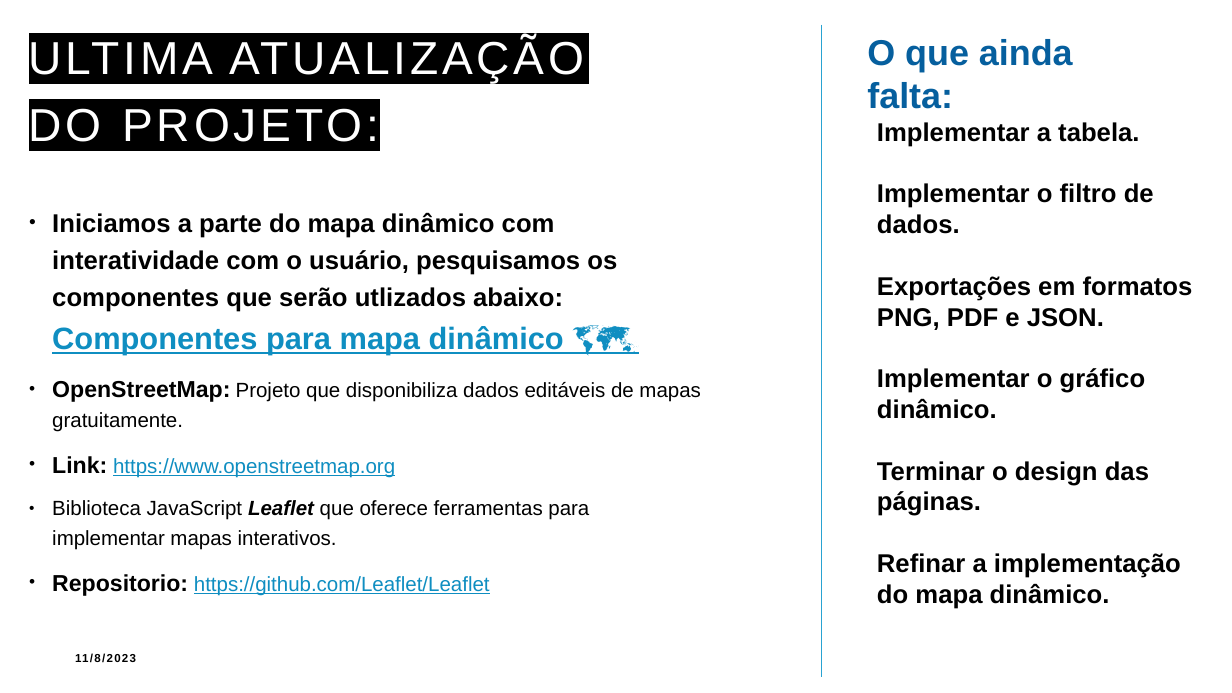
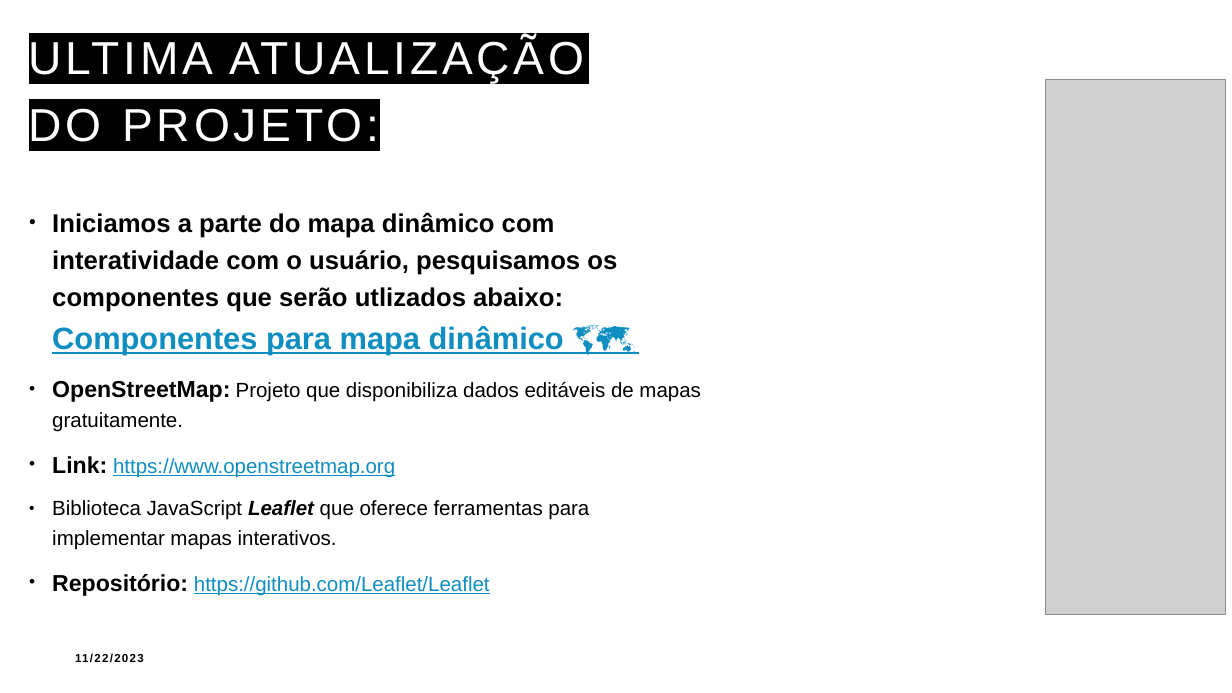
Before and after one commit to rfdnnr/Piracituba, a slide deck: slide 8 of Apresentação Nimbus Final.pptx. Drawn at 1232x693 pixels with LibreOffice and Linux fonts; fonts in the diff are those of the drawing; grey boxes stand for pictures. Boxes give left, top, right and bottom in pixels: in the first picture for what was removed or moved away, otherwise in the second. Text is boxed around its words. In the diff, an @@ line names an element or a change of style, - is before the commit and + after.

```diff
--- a/Apresentação Nimbus Final.pptx
+++ b/Apresentação Nimbus Final.pptx
@@ line removed from (822, 25) to (822, 677) @@
@@ text removed at [867, 39, 1073, 109] @@
-O que ainda falta:
@@ picture added at [1047, 79, 1226, 614] @@
@@ text removed at [877, 122, 1193, 609] @@
-Implementar a tabela.
-Implementar o filtro de dados.
-Exportações em formatos PNG, PDF e JSON.
-Implementar o gráfico dinâmico.
-Terminar o design das páginas.
-Refinar a implementação do mapa dinâmico.
@@ text at [52, 574, 490, 596]: text changed @@
-• Repositorio: https://github.com/Leaflet/Leaflet
+• Repositório: https://github.com/Leaflet/Leaflet
```
Also in this commit, not shown: 5 other slides changed.
